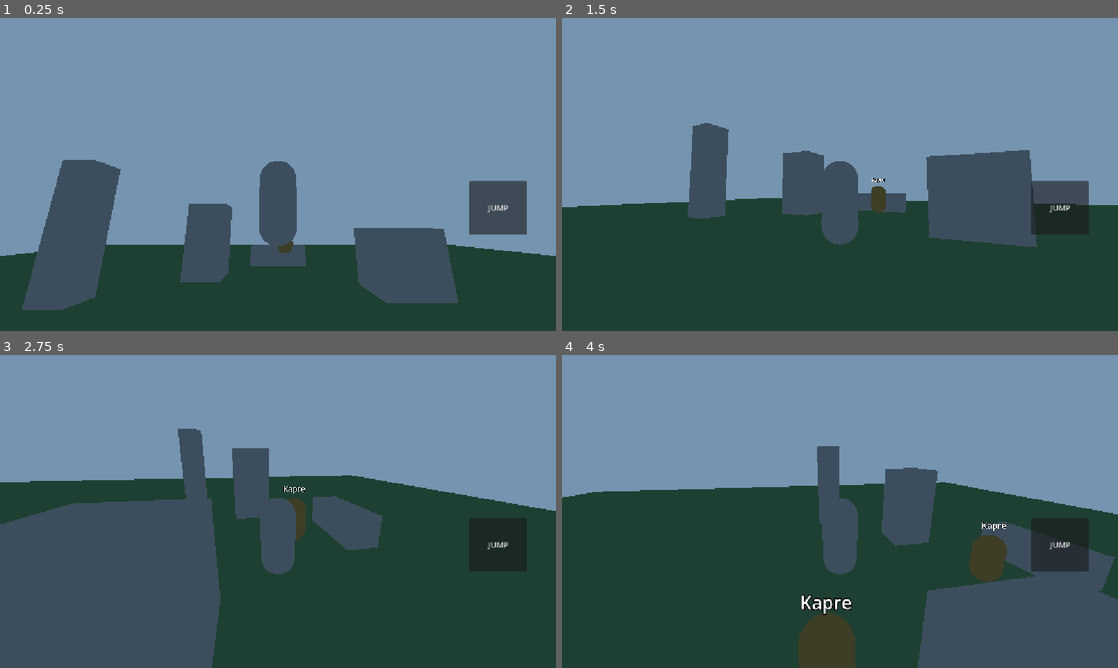
Above: before the commit, frames 1-4 (two rows, left to right).
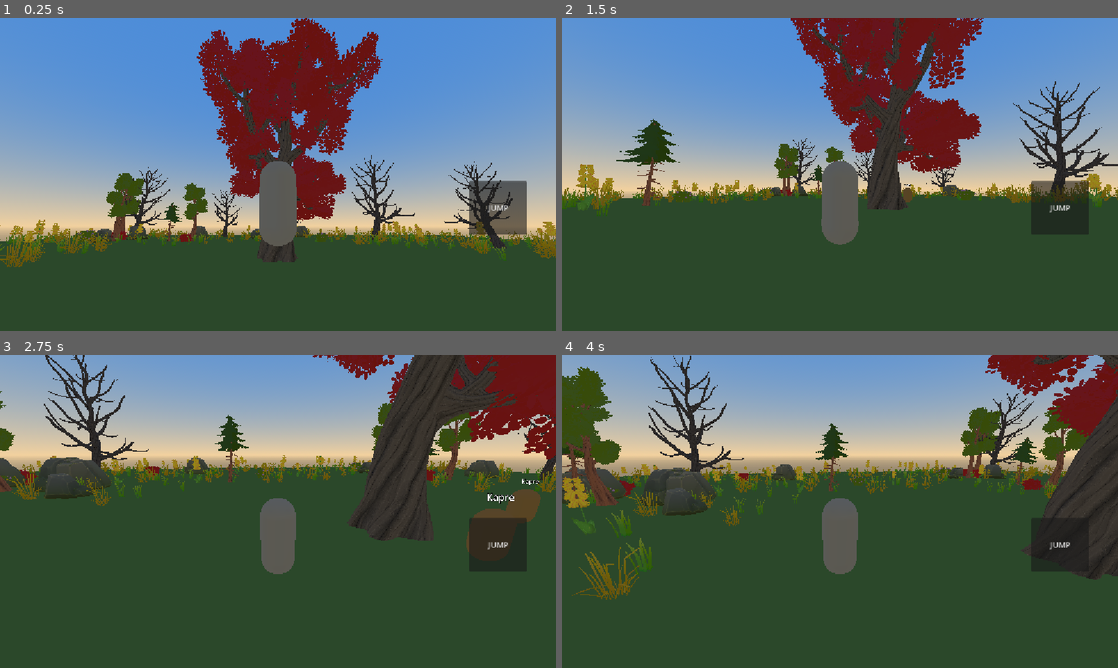
Above: after the commit, the same moments.

Repository: nivramnat/engkanto
Game: Godot game, scene res://scenes/world/test_zone.tscn
The game is run twice, just before and just after one commit, with the same random seed, the same clock (stepped at 60 frames per second) and the same inputs.
Inputs (mouse positions are in pixels of both pictures, inside the frame that each line leads up to):
- Up to frame 1 (0.25 s): no input
- Up to frame 2 (1.5 s): tap Enter at 0.5 s; drag from (701, 174) to (895, 105) at 0.52 s; drag from (979, 174) to (812, 237) at 1.27 s
- Up to frame 3 (2.75 s): move the mouse to (333, 442) at 2.02 s; hold D (move_right) from 2.03 s (still down); hold Shift (run) from 2.03 s (still down)
- Up to frame 4 (4 s): release D (move_right) at 2.75 s; release Shift (run) at 2.75 s; drag from (812, 574) to (673, 464) at 2.77 s; move the mouse to (1006, 558) at 3.52 s; hold A (move_left) from 3.53 s (still down); hold Shift (run) from 3.53 s (still down); tap Space (jump) at 3.77 s

The runs differ from the first frame. In frame 1, 75% of the frame differs, in the area x 0-100%, y 0-94%; in frame 2, 59%; in frame 3, 63%; in frame 4, 55%.

Commit message:
Dress test scene with Quaternius nature pack
- Commit the glTF copy of the pack (what the scene uses); add .gdignore
  to the redundant FBX/OBJ/Textures folders so Godot skips them — the OBJ
  .mtl files have broken absolute texture paths that spammed import errors.
- Larger 80x80 grass-green ground; warm tropical ProceduralSky.
- Reusable collidable prop scenes (tree_common, pine, dead_tree, rock,
  balete) with trunk/body collision so the player can't walk through.
- scenery.gd scatters trees/rocks/bushes around the edges and in clusters
  with a fixed seed, keeping a 15u clear middle for the SpawnZone/player.
- multimesh_scatter.gd draws grass and flowers as MultiMeshes (one draw
  call each): ~450 grass + ~225 wispy grass + ~110 flowers.
- TwistedTree as the centerpiece balete; player start moved off-center.
- Day/night now drives sun + ambient energy (background is a sky).

Verified headless: clean import (0 errors) and scene run; a structural
harness confirms 38 collidable props all have collision, nearest prop is
15.3u from center, the balete has collision, and all 3 MultiMeshes built.

Co-Authored-By: Claude Opus 4.8 <noreply@anthropic.com>

Diff:
--- /dev/null
+++ b/scenes/world/props/balete_tree.tscn
@@ -0,0 +1,15 @@
+[gd_scene load_steps=3 format=3]
+
+[ext_resource type="PackedScene" path="res://assets/models/nature/glTF/TwistedTree_3.gltf" id="1"]
+
+[sub_resource type="CylinderShape3D" id="Trunk"]
+radius = 1.3
+height = 8.0
+
+[node name="BaleteTree" type="StaticBody3D"]
+
+[node name="Model" parent="." instance=ExtResource("1")]
+
+[node name="CollisionShape3D" type="CollisionShape3D" parent="."]
+transform = Transform3D(1, 0, 0, 0, 1, 0, 0, 0, 1, 0, 4, 0)
+shape = SubResource("Trunk")
--- /dev/null
+++ b/scenes/world/props/dead_tree.tscn
@@ -0,0 +1,15 @@
+[gd_scene load_steps=3 format=3]
+
+[ext_resource type="PackedScene" path="res://assets/models/nature/glTF/DeadTree_2.gltf" id="1"]
+
+[sub_resource type="CylinderShape3D" id="Trunk"]
+radius = 0.5
+height = 5.0
+
+[node name="DeadTree" type="StaticBody3D"]
+
+[node name="Model" parent="." instance=ExtResource("1")]
+
+[node name="CollisionShape3D" type="CollisionShape3D" parent="."]
+transform = Transform3D(1, 0, 0, 0, 1, 0, 0, 0, 1, 0, 2.5, 0)
+shape = SubResource("Trunk")
--- /dev/null
+++ b/scenes/world/props/pine.tscn
@@ -0,0 +1,15 @@
+[gd_scene load_steps=3 format=3]
+
+[ext_resource type="PackedScene" path="res://assets/models/nature/glTF/Pine_3.gltf" id="1"]
+
+[sub_resource type="CylinderShape3D" id="Trunk"]
+radius = 0.5
+height = 4.0
+
+[node name="Pine" type="StaticBody3D"]
+
+[node name="Model" parent="." instance=ExtResource("1")]
+
+[node name="CollisionShape3D" type="CollisionShape3D" parent="."]
+transform = Transform3D(1, 0, 0, 0, 1, 0, 0, 0, 1, 0, 2, 0)
+shape = SubResource("Trunk")
--- /dev/null
+++ b/scenes/world/props/rock.tscn
@@ -0,0 +1,14 @@
+[gd_scene load_steps=3 format=3]
+
+[ext_resource type="PackedScene" path="res://assets/models/nature/glTF/Rock_Medium_1.gltf" id="1"]
+
+[sub_resource type="BoxShape3D" id="Body"]
+size = Vector3(2.4, 1.8, 2.4)
+
+[node name="Rock" type="StaticBody3D"]
+
+[node name="Model" parent="." instance=ExtResource("1")]
+
+[node name="CollisionShape3D" type="CollisionShape3D" parent="."]
+transform = Transform3D(1, 0, 0, 0, 1, 0, 0, 0, 1, 0, 0.9, 0)
+shape = SubResource("Body")
--- /dev/null
+++ b/scenes/world/props/tree_common.tscn
@@ -0,0 +1,15 @@
+[gd_scene load_steps=3 format=3]
+
+[ext_resource type="PackedScene" path="res://assets/models/nature/glTF/CommonTree_3.gltf" id="1"]
+
+[sub_resource type="CylinderShape3D" id="Trunk"]
+radius = 0.6
+height = 5.0
+
+[node name="TreeCommon" type="StaticBody3D"]
+
+[node name="Model" parent="." instance=ExtResource("1")]
+
+[node name="CollisionShape3D" type="CollisionShape3D" parent="."]
+transform = Transform3D(1, 0, 0, 0, 1, 0, 0, 0, 1, 0, 2.5, 0)
+shape = SubResource("Trunk")
--- a/scenes/world/test_zone.tscn
+++ b/scenes/world/test_zone.tscn
@@ -7,27 +7,43 @@
 [ext_resource type="Resource" path="res://data/creatures/duwende.tres" id="5"]
 [ext_resource type="Resource" path="res://data/creatures/tiyanak.tres" id="6"]
 [ext_resource type="Resource" path="res://data/creatures/kapre.tres" id="7"]
+[ext_resource type="Script" path="res://scripts/world/scenery.gd" id="8"]
+[ext_resource type="Script" path="res://scripts/world/multimesh_scatter.gd" id="9"]
+[ext_resource type="PackedScene" path="res://scenes/world/props/tree_common.tscn" id="10"]
+[ext_resource type="PackedScene" path="res://scenes/world/props/pine.tscn" id="11"]
+[ext_resource type="PackedScene" path="res://scenes/world/props/dead_tree.tscn" id="12"]
+[ext_resource type="PackedScene" path="res://scenes/world/props/rock.tscn" id="13"]
+[ext_resource type="PackedScene" path="res://scenes/world/props/balete_tree.tscn" id="14"]
+[ext_resource type="PackedScene" path="res://assets/models/nature/glTF/Bush_Common.gltf" id="15"]
+[ext_resource type="PackedScene" path="res://assets/models/nature/glTF/Bush_Common_Flowers.gltf" id="16"]
+[ext_resource type="PackedScene" path="res://assets/models/nature/glTF/Grass_Common_Short.gltf" id="17"]
+[ext_resource type="PackedScene" path="res://assets/models/nature/glTF/Grass_Wispy_Tall.gltf" id="18"]
+[ext_resource type="PackedScene" path="res://assets/models/nature/glTF/Flower_4_Single.gltf" id="19"]
+
+[sub_resource type="ProceduralSkyMaterial" id="SkyMat"]
+sky_top_color = Color(0.3, 0.55, 0.85, 1)
+sky_horizon_color = Color(0.95, 0.82, 0.62, 1)
+ground_bottom_color = Color(0.55, 0.5, 0.42, 1)
+ground_horizon_color = Color(0.95, 0.82, 0.62, 1)
+
+[sub_resource type="Sky" id="SkyRes"]
+sky_material = SubResource("SkyMat")
 
 [sub_resource type="Environment" id="Environment_1"]
-background_mode = 1
-background_color = Color(0.46, 0.58, 0.69, 1)
-ambient_light_color = Color(0.5, 0.5, 0.55, 1)
-ambient_light_energy = 0.6
+background_mode = 2
+sky = SubResource("SkyRes")
+ambient_light_source = 2
+ambient_light_color = Color(0.85, 0.84, 0.78, 1)
+ambient_light_energy = 0.5
 
 [sub_resource type="BoxShape3D" id="GroundShape"]
-size = Vector3(40, 1, 40)
+size = Vector3(80, 1, 80)
 
 [sub_resource type="BoxMesh" id="GroundMesh"]
-size = Vector3(40, 1, 40)
-
-[sub_resource type="BoxShape3D" id="BoxShape"]
-size = Vector3(1, 1, 1)
-
-[sub_resource type="BoxMesh" id="BoxMesh"]
-size = Vector3(1, 1, 1)
+size = Vector3(80, 1, 80)
 
 [sub_resource type="StandardMaterial3D" id="GroundMat"]
-albedo_color = Color(0.3, 0.45, 0.3, 1)
+albedo_color = Color(0.28, 0.46, 0.24, 1)
 
 [node name="TestZone" type="Node3D"]
 script = ExtResource("2")
@@ -49,44 +65,54 @@
 mesh = SubResource("GroundMesh")
 surface_material_override/0 = SubResource("GroundMat")
 
-[node name="Obstacle1" type="StaticBody3D" parent="."]
-transform = Transform3D(2, 0, 0, 0, 2, 0, 0, 0, 2, 4, 1, -3)
+[node name="BaleteTree" parent="." instance=ExtResource("14")]
+transform = Transform3D(1.2, 0, 0, 0, 1.2, 0, 0, 0, 1.2, 0, 0, 0)
 
-[node name="CollisionShape3D" type="CollisionShape3D" parent="Obstacle1"]
-shape = SubResource("BoxShape")
+[node name="Scenery" type="Node3D" parent="."]
+script = ExtResource("8")
+tree_scenes = Array[PackedScene]([ExtResource("10"), ExtResource("11"), ExtResource("12")])
+rock_scenes = Array[PackedScene]([ExtResource("13")])
+bush_scenes = Array[PackedScene]([ExtResource("15"), ExtResource("16")])
+area_extent = 38.0
+clear_radius = 15.0
+tree_count = 22
+rock_count = 16
+bush_count = 20
+cluster_count = 5
+rng_seed = 20251102
 
-[node name="MeshInstance3D" type="MeshInstance3D" parent="Obstacle1"]
-mesh = SubResource("BoxMesh")
+[node name="GrassMM" type="MultiMeshInstance3D" parent="."]
+script = ExtResource("9")
+source_scene = ExtResource("17")
+count = 500
+area_extent = 38.0
+clear_radius = 14.0
+min_scale = 0.6
+max_scale = 1.0
+rng_seed = 11
 
-[node name="Obstacle2" type="StaticBody3D" parent="."]
-transform = Transform3D(1.5, 0, 0, 0, 3, 0, 0, 0, 1.5, -3, 1.5, -5)
+[node name="GrassWispyMM" type="MultiMeshInstance3D" parent="."]
+script = ExtResource("9")
+source_scene = ExtResource("18")
+count = 250
+area_extent = 38.0
+clear_radius = 14.0
+min_scale = 0.6
+max_scale = 1.1
+rng_seed = 22
 
-[node name="CollisionShape3D" type="CollisionShape3D" parent="Obstacle2"]
-shape = SubResource("BoxShape")
-
-[node name="MeshInstance3D" type="MeshInstance3D" parent="Obstacle2"]
-mesh = SubResource("BoxMesh")
-
-[node name="Obstacle3" type="StaticBody3D" parent="."]
-transform = Transform3D(3, 0, 0, 0, 1, 0, 0, 0, 1, 0, 0.5, -8)
-
-[node name="CollisionShape3D" type="CollisionShape3D" parent="Obstacle3"]
-shape = SubResource("BoxShape")
-
-[node name="MeshInstance3D" type="MeshInstance3D" parent="Obstacle3"]
-mesh = SubResource("BoxMesh")
-
-[node name="Obstacle4" type="StaticBody3D" parent="."]
-transform = Transform3D(1, 0, 0, 0, 4, 0, 0, 0, 1, -6, 2, -2)
-
-[node name="CollisionShape3D" type="CollisionShape3D" parent="Obstacle4"]
-shape = SubResource("BoxShape")
-
-[node name="MeshInstance3D" type="MeshInstance3D" parent="Obstacle4"]
-mesh = SubResource("BoxMesh")
+[node name="FlowerMM" type="MultiMeshInstance3D" parent="."]
+script = ExtResource("9")
+source_scene = ExtResource("19")
+count = 120
+area_extent = 38.0
+clear_radius = 14.0
+min_scale = 0.7
+max_scale = 1.2
+rng_seed = 33
 
 [node name="Player" parent="." instance=ExtResource("1")]
-transform = Transform3D(1, 0, 0, 0, 1, 0, 0, 0, 1, 0, 2, 0)
+transform = Transform3D(1, 0, 0, 0, 1, 0, 0, 0, 1, 0, 2, 10)
 
 [node name="SpawnZone" type="Node3D" parent="."]
 transform = Transform3D(1, 0, 0, 0, 1, 0, 0, 0, 1, 0, 0, -6)
--- /dev/null
+++ b/scripts/world/multimesh_scatter.gd
@@ -0,0 +1,72 @@
+extends MultiMeshInstance3D
+## Scatters many copies of a small model (grass, flowers) as a single MultiMesh
+## so the whole patch costs one draw call per surface — cheap on mobile. Keeps
+## the middle of the map clear for gameplay.
+
+@export var source_scene: PackedScene
+@export var count: int = 400
+@export var area_extent: float = 38.0    ## half-size of the square scatter area
+@export var clear_radius: float = 15.0   ## keep this radius around the origin empty
+@export var min_scale: float = 0.7
+@export var max_scale: float = 1.1
+@export var rng_seed: int = 0
+
+
+func _ready() -> void:
+	if source_scene == null:
+		return
+	var baked: Dictionary = _extract(source_scene)
+	var mesh: Mesh = baked["mesh"]
+	if mesh == null:
+		return
+
+	var mm := MultiMesh.new()
+	mm.transform_format = MultiMesh.TRANSFORM_3D
+	mm.mesh = mesh
+
+	var rng := RandomNumberGenerator.new()
+	rng.seed = rng_seed
+	var placements: Array[Transform3D] = []
+	for i in count:
+		var x: float = rng.randf_range(-area_extent, area_extent)
+		var z: float = rng.randf_range(-area_extent, area_extent)
+		if Vector2(x, z).length() < clear_radius:
+			continue
+		var s: float = rng.randf_range(min_scale, max_scale)
+		var basis := Basis(Vector3.UP, rng.randf_range(0.0, TAU)) * Basis.from_scale(Vector3(s, s, s))
+		placements.append(Transform3D(basis, Vector3(x, 0.0, z)) * baked["offset"])
+
+	mm.instance_count = placements.size()
+	for i in placements.size():
+		mm.set_instance_transform(i, placements[i])
+	multimesh = mm
+
+
+## Pull the mesh out of an imported model plus the transform of its mesh node
+## (so any scale/rotation baked into the glTF is preserved).
+func _extract(scene: PackedScene) -> Dictionary:
+	var root_inst: Node = scene.instantiate()
+	var mi: MeshInstance3D = _find_mesh_instance(root_inst)
+	var offset := Transform3D.IDENTITY
+	var mesh: Mesh = null
+	if mi != null:
+		mesh = mi.mesh
+		var n: Node = mi
+		while n != null and n != root_inst:
+			if n is Node3D:
+				offset = (n as Node3D).transform * offset
+			n = n.get_parent()
+		if root_inst is Node3D:
+			offset = (root_inst as Node3D).transform * offset
+	root_inst.queue_free()
+	return {"mesh": mesh, "offset": offset}
+
+
+func _find_mesh_instance(node: Node) -> MeshInstance3D:
+	if node is MeshInstance3D:
+		return node
+	for c in node.get_children():
+		var r: MeshInstance3D = _find_mesh_instance(c)
+		if r != null:
+			return r
+	return null
--- /dev/null
+++ b/scripts/world/scenery.gd
@@ -0,0 +1,58 @@
+extends Node3D
+## Scatters collidable props (trees, rocks, bushes) around the edges of the map
+## and in a few clusters, keeping the middle clear for the SpawnZone and player.
+## Each tree/rock prop scene carries its own collision, so the player can't walk
+## through them; bushes are decorative (no collision).
+
+@export var tree_scenes: Array[PackedScene] = []
+@export var rock_scenes: Array[PackedScene] = []
+@export var bush_scenes: Array[PackedScene] = []
+@export var area_extent: float = 38.0
+@export var clear_radius: float = 15.0
+@export var tree_count: int = 20
+@export var rock_count: int = 14
+@export var bush_count: int = 18
+@export var cluster_count: int = 4
+@export var rng_seed: int = 1337
+
+var _rng := RandomNumberGenerator.new()
+
+
+func _ready() -> void:
+	_rng.seed = rng_seed
+	var clusters: Array[Vector2] = []
+	for i in cluster_count:
+		clusters.append(_ring_point(clear_radius + 4.0, area_extent - 6.0))
+	_scatter(tree_scenes, tree_count, clusters, 0.8, 1.25)
+	_scatter(rock_scenes, rock_count, clusters, 0.7, 1.4)
+	_scatter(bush_scenes, bush_count, clusters, 0.8, 1.3)
+
+
+func _scatter(scenes: Array[PackedScene], n: int, clusters: Array[Vector2], smin: float, smax: float) -> void:
+	if scenes.is_empty():
+		return
+	for i in n:
+		var p: Vector2
+		# ~60% gathered into clusters, the rest loose around the edges.
+		if not clusters.is_empty() and _rng.randf() < 0.6:
+			var c: Vector2 = clusters[_rng.randi() % clusters.size()]
+			p = c + Vector2(_rng.randfn(0.0, 3.0), _rng.randfn(0.0, 3.0))
+		else:
+			p = _ring_point(clear_radius, area_extent)
+		p.x = clampf(p.x, -area_extent, area_extent)
+		p.y = clampf(p.y, -area_extent, area_extent)
+		if p.length() < clear_radius:
+			continue
+		var scene: PackedScene = scenes[_rng.randi() % scenes.size()]
+		var inst: Node3D = scene.instantiate()
+		add_child(inst)
+		var s: float = _rng.randf_range(smin, smax)
+		inst.transform = Transform3D(
+			Basis(Vector3.UP, _rng.randf_range(0.0, TAU)) * Basis.from_scale(Vector3(s, s, s)),
+			Vector3(p.x, 0.0, p.y))
+
+
+func _ring_point(r_min: float, r_max: float) -> Vector2:
+	var angle: float = _rng.randf_range(0.0, TAU)
+	var r: float = sqrt(_rng.randf_range(r_min * r_min, r_max * r_max))
+	return Vector2(cos(angle) * r, sin(angle) * r)
--- a/scripts/world/test_zone.gd
+++ b/scripts/world/test_zone.gd
@@ -16,8 +16,8 @@
 
 
 func _apply(is_night: bool) -> void:
+	# Background is a sky, so drive night via the sun and ambient energy.
 	_sun.light_energy = 0.15 if is_night else 1.0
 	var env: Environment = _world_env.environment
 	if env != null:
-		env.background_color = Color(0.05, 0.06, 0.12) if is_night else Color(0.46, 0.58, 0.69)
-		env.ambient_light_energy = 0.2 if is_night else 0.6
+		env.ambient_light_energy = 0.2 if is_night else 0.5
Not shown, added: assets/models/nature/FBX (Unity)/.gdignore
Not shown, added: assets/models/nature/FBX/.gdignore
Not shown, added: assets/models/nature/OBJ/.gdignore
Not shown, added: assets/models/nature/Textures/.gdignore
Binary file added: assets/models/nature/glTF/Bark_DeadTree.png
Not shown, added: assets/models/nature/glTF/Bark_DeadTree.png.import
Binary file added: assets/models/nature/glTF/Bark_DeadTree_Normal.png
Not shown, added: assets/models/nature/glTF/Bark_DeadTree_Normal.png.import
Binary file added: assets/models/nature/glTF/Bark_NormalTree.png
Not shown, added: assets/models/nature/glTF/Bark_NormalTree.png.import
Binary file added: assets/models/nature/glTF/Bark_NormalTree_Normal.png
Not shown, added: assets/models/nature/glTF/Bark_NormalTree_Normal.png.import
(and 239 more such lines)
